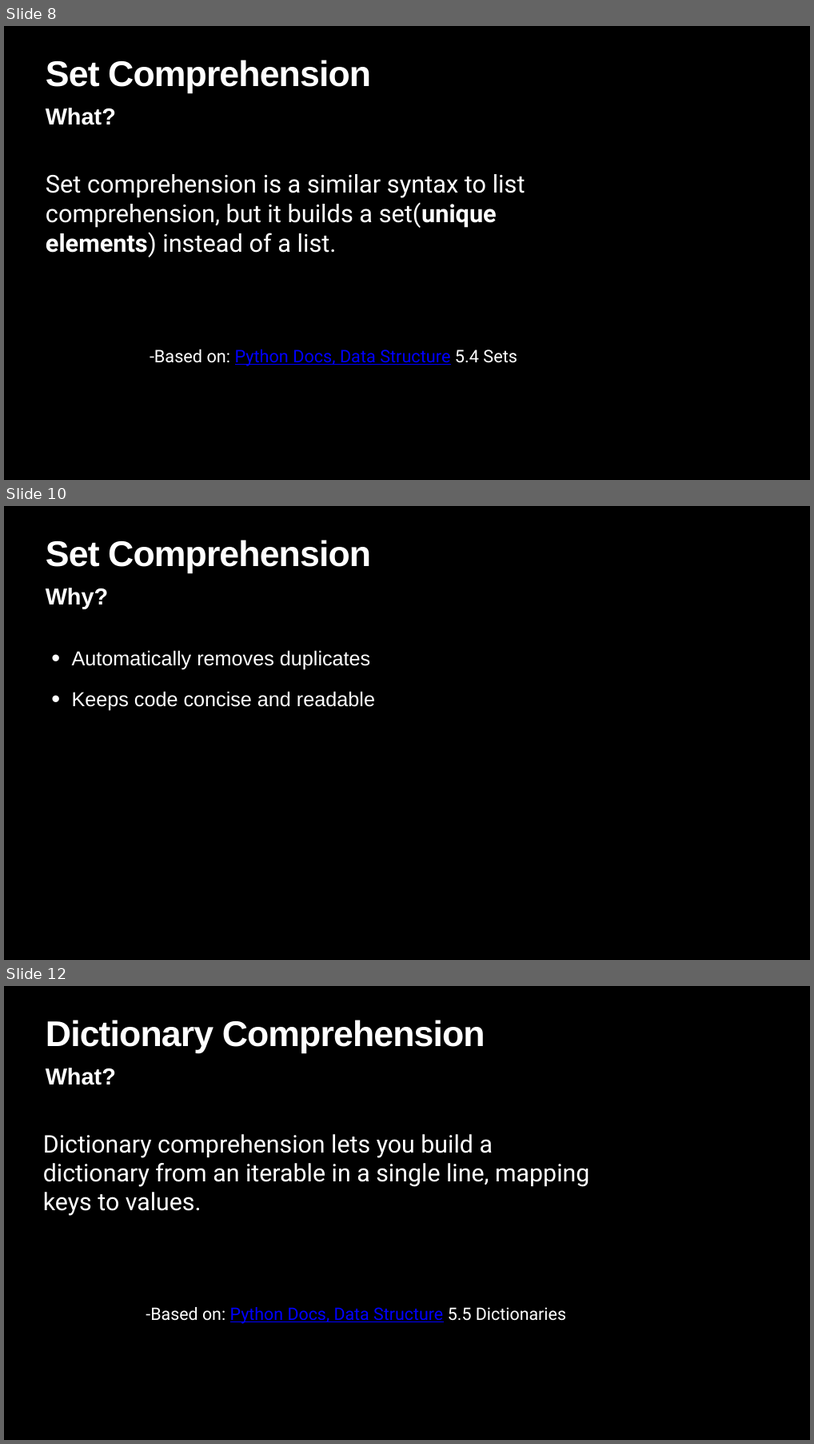
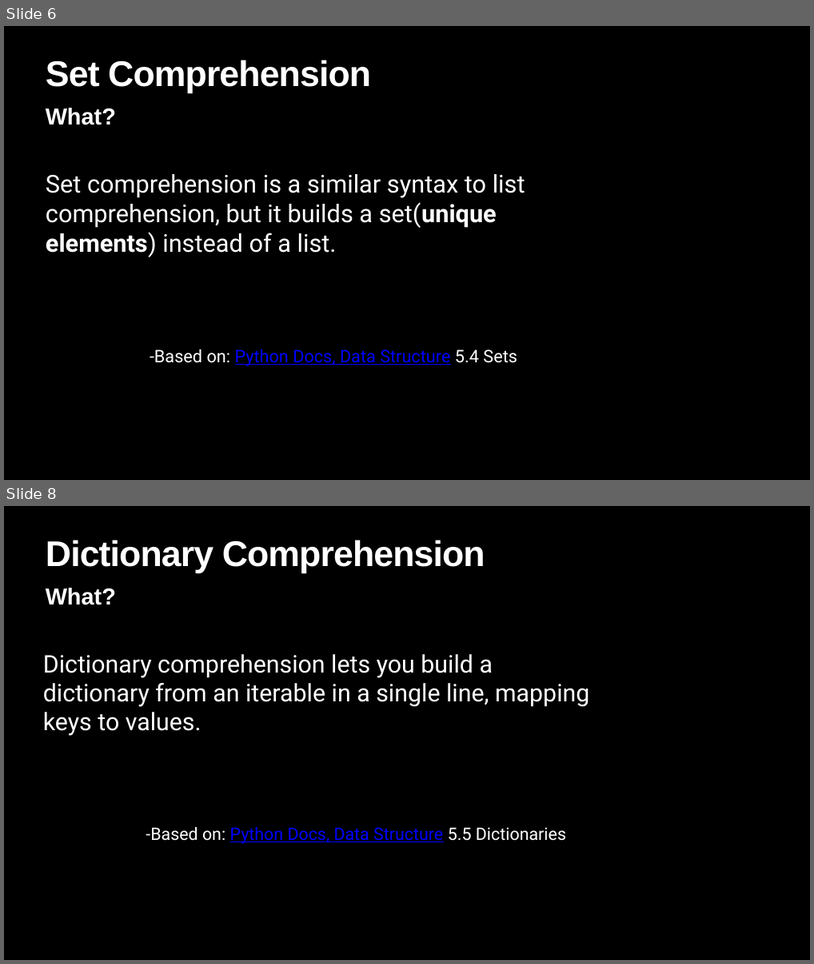
Before and after one commit to xiwu5/lightningtechtalk, a slide deck: Lightning Talk02.pptx. Shown one above the other, each under a label of ours: slides 8, 10 and 12 before the commit, slides 6 and 8 after it; the slides between them are not shown. The pictures are 814x1444 and 814x964 pixels, drawn with LibreOffice and Linux fonts; fonts in the diff are those of the drawing. Boxes give left, top, right and bottom in pixels: in the first picture for what was removed or moved away, otherwise in the second. Text is boxed around its words. In the diff, an @@ line names an element or a change of style, - is before the commit and + after.

```diff
--- a/Lightning Talk02.pptx
+++ b/Lightning Talk02.pptx
@@ slide 10 removed at [4,506,810,960], background #000000 @@
@@ title removed at [46,540,371,573] @@
-Set Comprehension
@@ text removed at [46,588,109,608] @@
-Why?
@@ text removed at [72,650,375,711] @@
-• Automatically removes duplicates
-• Keeps code concise and readable
@@ what was slide 8 is now slide 6 @@
@@ what was slide 12 is now slide 8 @@
```
Also in this commit, not shown: 6 slides changed, 2 slides added, 5 other slides removed.
